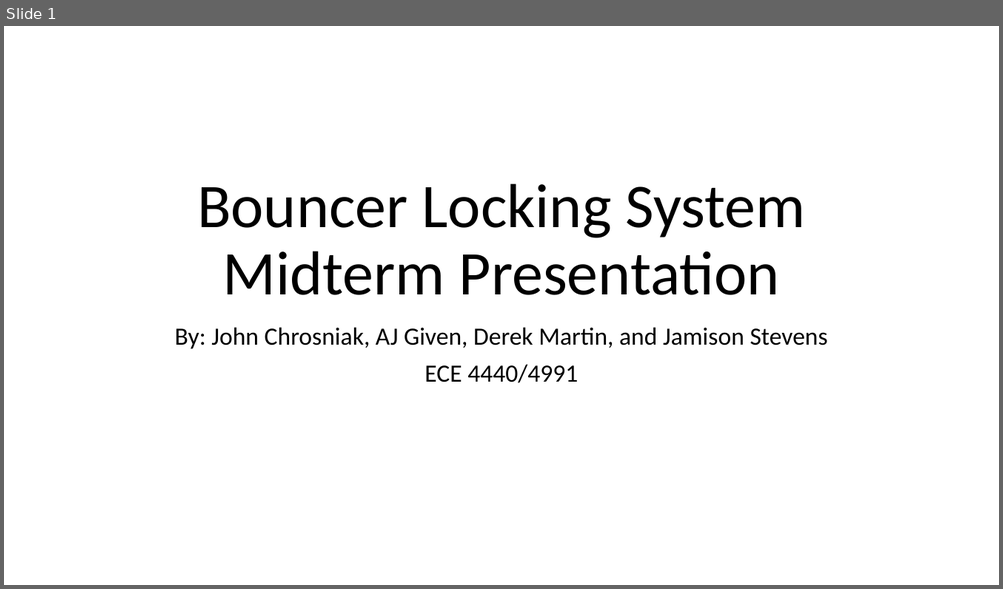
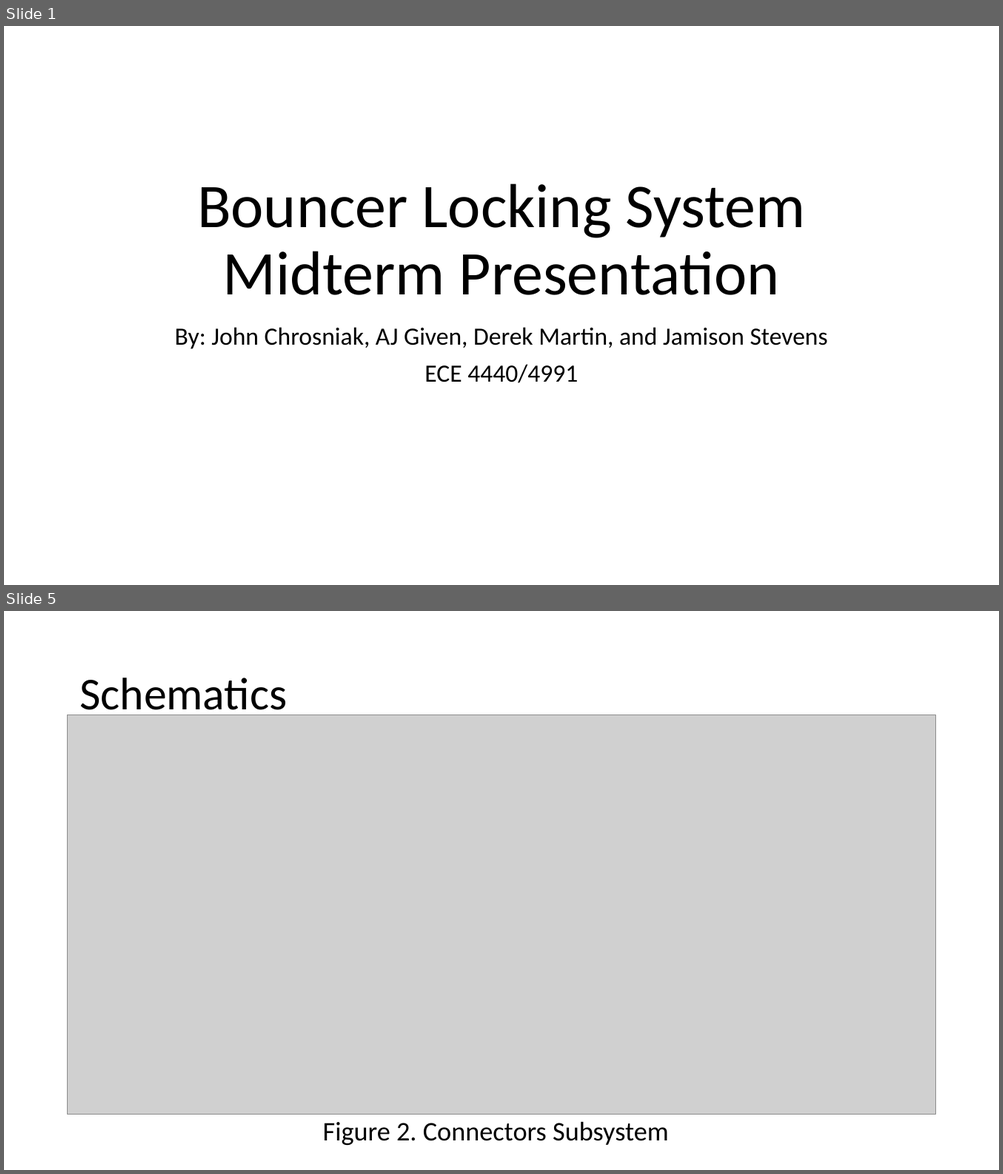
Before and after one commit to You-Underestimate-Our-Powell/Presentations, a slide deck: Bouncer Locking System Midterm Presentation.pptx. Shown one above the other, each under a label of ours: slide 1 before the commit, slides 1 and 5 after it; the slides between them are not shown. The pictures are 1003x589 and 1003x1174 pixels, drawn with LibreOffice and Linux fonts; fonts in the diff are those of the drawing; grey boxes stand for pictures. Boxes give left, top, right and bottom in pixels: in the first picture for what was removed or moved away, otherwise in the second. Text is boxed around its words. In the diff, an @@ line names an element or a change of style, - is before the commit and + after.

```diff
--- a/Bouncer Locking System Midterm Presentation.pptx
+++ b/Bouncer Locking System Midterm Presentation.pptx
@@ slide 5 added at [4,611,999,1170], background #FFFFFF @@
@@ title added at [79,678,287,721], 44 pt, text #000000 @@
+Schematics
@@ picture added at [68,715,935,1115] @@
@@ text added at [323,1122,669,1146], 25.9 pt, text #000000 @@
+Figure 2. Connectors Subsystem
```
Also in this commit, not shown: 13 other slides added.
